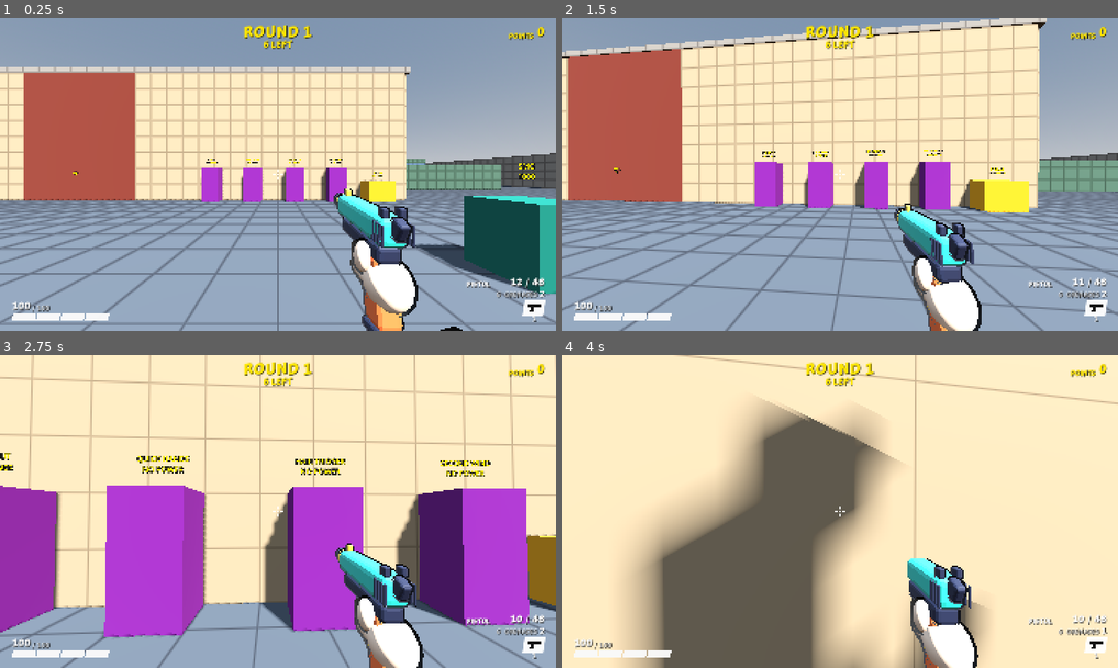
Above: before the commit, frames 1-4 (two rows, left to right).
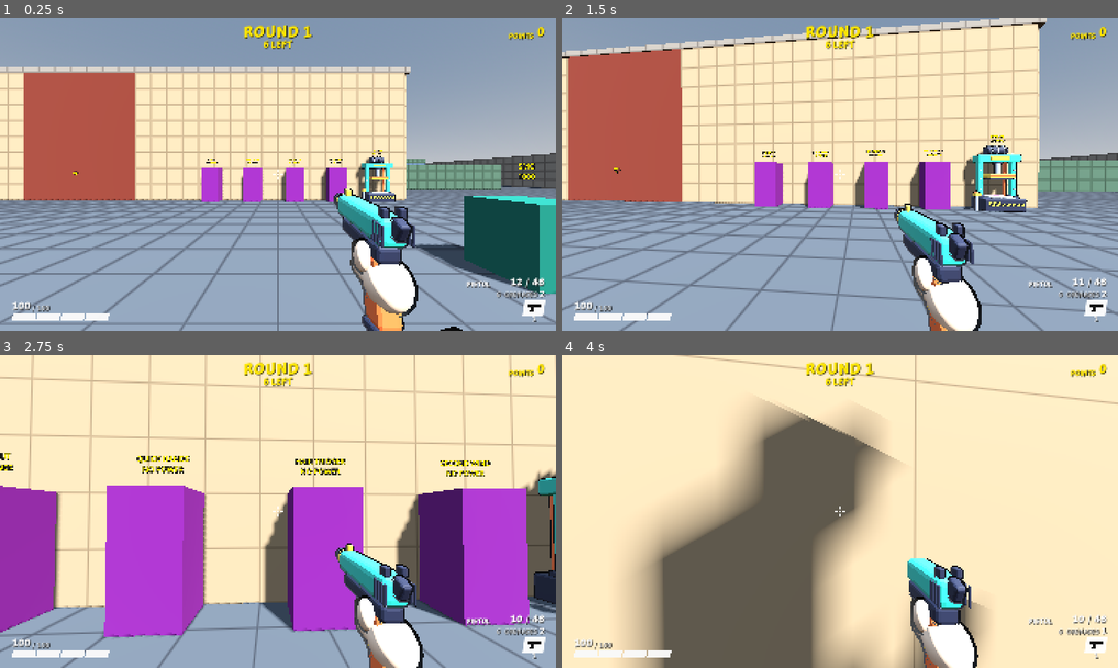
Above: after the commit, the same moments.

Repository: juanakajuan/zombie-survival-fps
Game: Godot game, scene res://levels/compound.tscn
The game is run twice, just before and just after one commit, with the same random seed, the same clock (stepped at 60 frames per second) and the same inputs.
Inputs (mouse positions are in pixels of both pictures, inside the frame that each line leads up to):
- Up to frame 1 (0.25 s): no input
- Up to frame 2 (1.5 s): tap Enter (restart) at 0.5 s; move the mouse to (867, 174) at 0.52 s; hold Right mouse button (aim) 0.53-1.28 s; hold W (move_forward) from 0.53 s (still down); click (867, 174) at 0.67 s; tap Space (jump) at 0.77, 1.07 s; move the mouse to (812, 174) at 1.27 s; tap Ctrl (crouch) at 1.35 s
- Up to frame 3 (2.75 s): keep holding W (move_forward); tap Space (jump) at 1.52, 1.82 s; move the mouse to (289, 505) at 2.02 s; press the mouse at (289, 505) at 2.03 s
- Up to frame 4 (4 s): keep holding W (move_forward); move the mouse to (834, 517) at 2.77 s; release the mouse at (834, 517) at 2.78 s; tap G (grenade) at 2.85 s; click (834, 517) at 2.92 s; tap Space (jump) at 3.02, 3.32, 3.77 s; move the mouse to (878, 514) at 3.52 s; hold E (interact) from 3.53 s (still down)

The runs differ from the first frame. In frame 1, 0.8% of the frame differs, in the area x 63-72%, y 42-59%; in frame 2, 2.1%; in frame 3, 2.2%, in the area x 93-100%, y 36-83%; in frame 4, nothing differs.

Commit message:
feat(upgrades): show the Hydraulic Press model on the upgrade machine
Replace the gold box with upgrade_machine_model.glb, fit the collider to the model, raise the label, and import the glb. Turn the machine in compound.tscn so the hazard-striped front faces the yard instead of the warehouse wall.

Diff:
--- a/levels/compound.tscn
+++ b/levels/compound.tscn
@@ -627,7 +627,7 @@
 item = ExtResource("31_machine_gun_item")
 
 [node name="UpgradeMachine" parent="." node_paths=PackedStringArray("power") instance=ExtResource("29_upgrade_machine")]
-transform = Transform3D(-1, 0, 0, 0, 1, 0, 0, 0, -1, 10, 0, 4.8)
+position = Vector3(10, 0, 4.8)
 power = NodePath("../PowerSwitch")
 
 [node name="WeaponBoxPlaces" type="Node3D" parent="."]
--- a/upgrades/upgrade_machine.tscn
+++ b/upgrades/upgrade_machine.tscn
@@ -2,27 +2,22 @@
 
 [ext_resource type="PackedScene" path="res://economy/buy_station.tscn" id="1_station"]
 [ext_resource type="Resource" path="res://upgrades/upgrade.tres" id="2_upgrade"]
-
-[sub_resource type="StandardMaterial3D" id="machine_material"]
-albedo_color = Color(0.85, 0.6, 0.1, 1)
-
-[sub_resource type="BoxMesh" id="machine_mesh"]
-material = SubResource("machine_material")
-size = Vector3(1.6, 1.2, 1)
+[ext_resource type="PackedScene" path="res://upgrades/upgrade_machine_model.glb" id="3_model"]
 
 [sub_resource type="BoxShape3D" id="machine_shape"]
-size = Vector3(1.6, 1.2, 1)
+size = Vector3(1.9, 2.7, 1)
 
 [node name="UpgradeMachine" instance=ExtResource("1_station")]
 item = ExtResource("2_upgrade")
 
 [node name="MeshInstance3D" parent="." index="0"]
-position = Vector3(0, 0.6, 0)
-mesh = SubResource("machine_mesh")
+visible = false
 
 [node name="CollisionShape3D" parent="." index="1"]
-position = Vector3(0, 0.6, 0)
+position = Vector3(-0.13, 1.35, 0.01)
 shape = SubResource("machine_shape")
 
 [node name="Label" parent="." index="2"]
-transform = Transform3D(1, 0, 0, 0, 1, 0, 0, 0, 1, 0, 1.6, 0)
+transform = Transform3D(1, 0, 0, 0, 1, 0, 0, 0, 1, 0, 2.95, 0)
+
+[node name="Model" parent="." index="3" instance=ExtResource("3_model")]
Not shown, added: upgrades/upgrade_machine_model.glb.import
